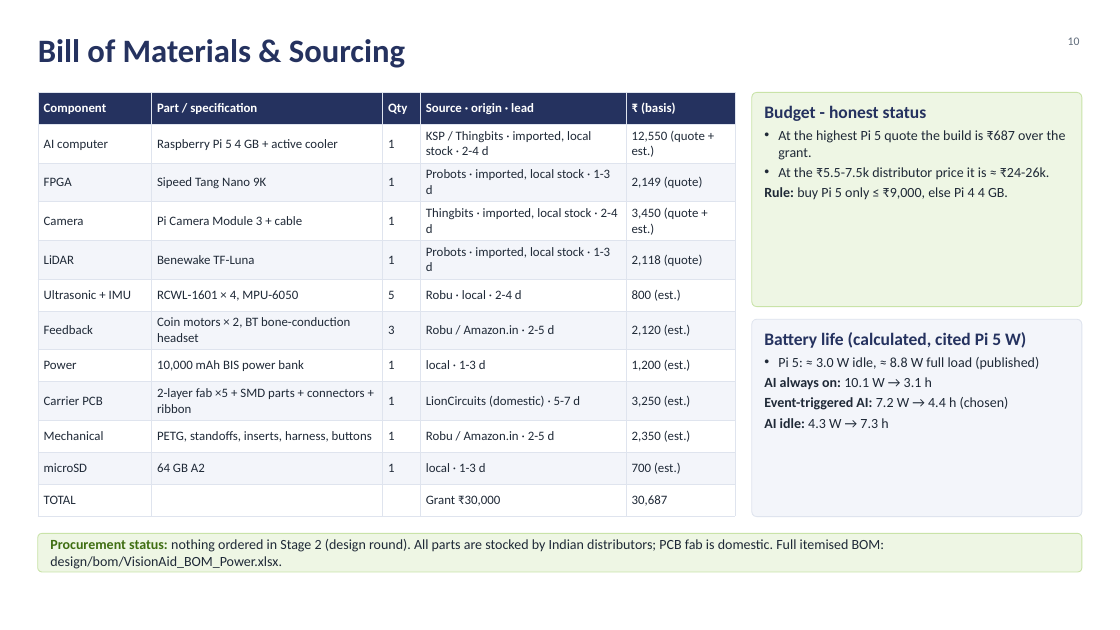
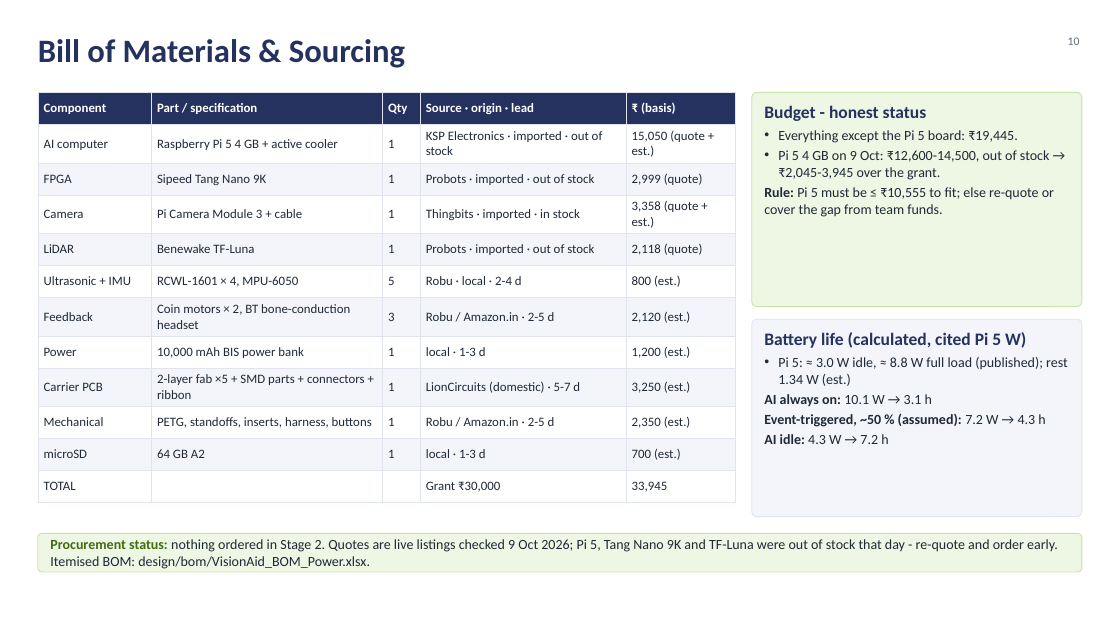
Before and after one commit to silentaf/viswa_id1, a slide deck: slide 10 of ppt/VisionAid_Stage2_Design_Deck.pptx. Drawn at 1120x630 pixels with LibreOffice and Linux fonts; fonts in the diff are those of the drawing; background and template pictures are left out. Boxes give left, top, right and bottom in pixels: in the first picture for what was removed or moved away, otherwise in the second. Text is boxed around its words. In the diff, an @@ line names an element or a change of style, - is before the commit and + after.

```diff
--- a/ppt/VisionAid_Stage2_Design_Deck.pptx
+++ b/ppt/VisionAid_Stage2_Design_Deck.pptx
@@ table at (38, 92, 735, 496) @@
-row 2, column 4: KSP / Thingbits · imported, local stock · 2-4 d
+row 2, column 4: KSP Electronics · imported · out of stock
-row 2, column 5: 12,550 (quote + est.)
+row 2, column 5: 15,050 (quote + est.)
-row 3, column 4: Probots · imported, local stock · 1-3 d
+row 3, column 4: Probots · imported · out of stock
-row 3, column 5: 2,149 (quote)
+row 3, column 5: 2,999 (quote)
-row 4, column 4: Thingbits · imported, local stock · 2-4 d
+row 4, column 4: Thingbits · imported · in stock
-row 4, column 5: 3,450 (quote + est.)
+row 4, column 5: 3,358 (quote + est.)
-row 5, column 4: Probots · imported, local stock · 1-3 d
+row 5, column 4: Probots · imported · out of stock
-row 12, column 5: 30,687
+row 12, column 5: 33,945
@@ text at (764, 130, 1054, 217): text changed @@
-• At the highest Pi 5 quote the build is ₹687 over the grant.
-• At the ₹5.5-7.5k distributor price it is ≈ ₹24-26k.
-• Rule: buy Pi 5 only ≤ ₹9,000, else Pi 4 4 GB.
+• Everything except the Pi 5 board: ₹19,445.
+• Pi 5 4 GB on 9 Oct: ₹12,600-14,500, out of stock → ₹2,045-3,945 over the grant.
+• Rule: Pi 5 must be ≤ ₹10,555 to fit; else re-quote or cover the gap from team funds.
@@ text at (778, 357, 1068, 386): text changed @@
-• Pi 5: ≈ 3.0 W idle, ≈ 8.8 W full load (published)
+• Pi 5: ≈ 3.0 W idle, ≈ 8.8 W full load (published); rest 1.34 W (est.)
@@ text at (764, 414, 1045, 444): text changed; bold on @@
-• Event-triggered AI: 7.2 W → 4.4 h (chosen)
-• AI idle: 4.3 W → 7.3 h
+• Event-triggered, ~50 % (assumed): 7.2 W → 4.3 h
+• AI idle: 4.3 W → 7.2 h
@@ text at (50, 539, 1058, 569): text changed @@
-Procurement status: nothing ordered in Stage 2 (design round). All parts are stocked by Indian distributors; PCB fab is domestic. Full itemised BOM: design/bom/VisionAid_BOM_Power.xlsx.
+Procurement status: nothing ordered in Stage 2. Quotes are live listings checked 9 Oct 2026; Pi 5, Tang Nano 9K and TF-Luna were out of stock that day - re-quote and order early. Itemised BOM: design/bom/VisionAid_BOM_Power.xlsx.
```
Also in this commit, not shown: 12 other slides changed, 21 other files.
